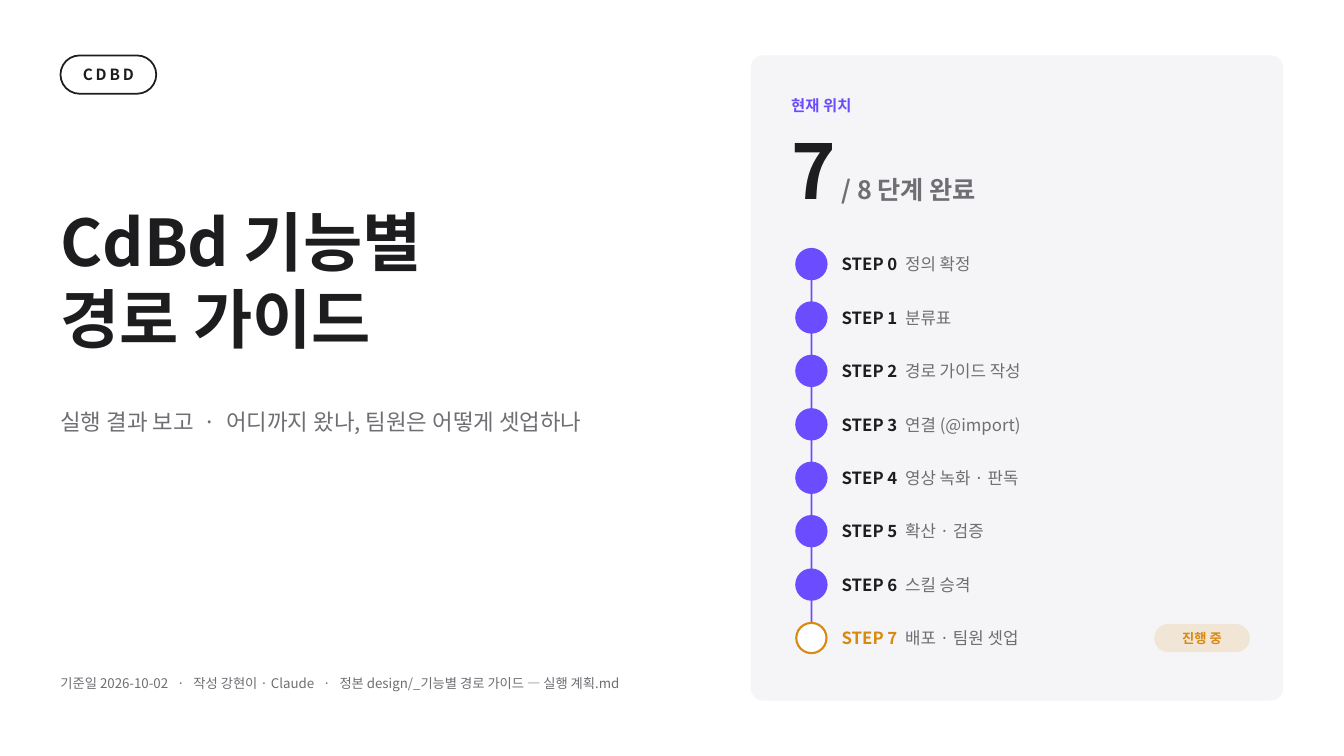
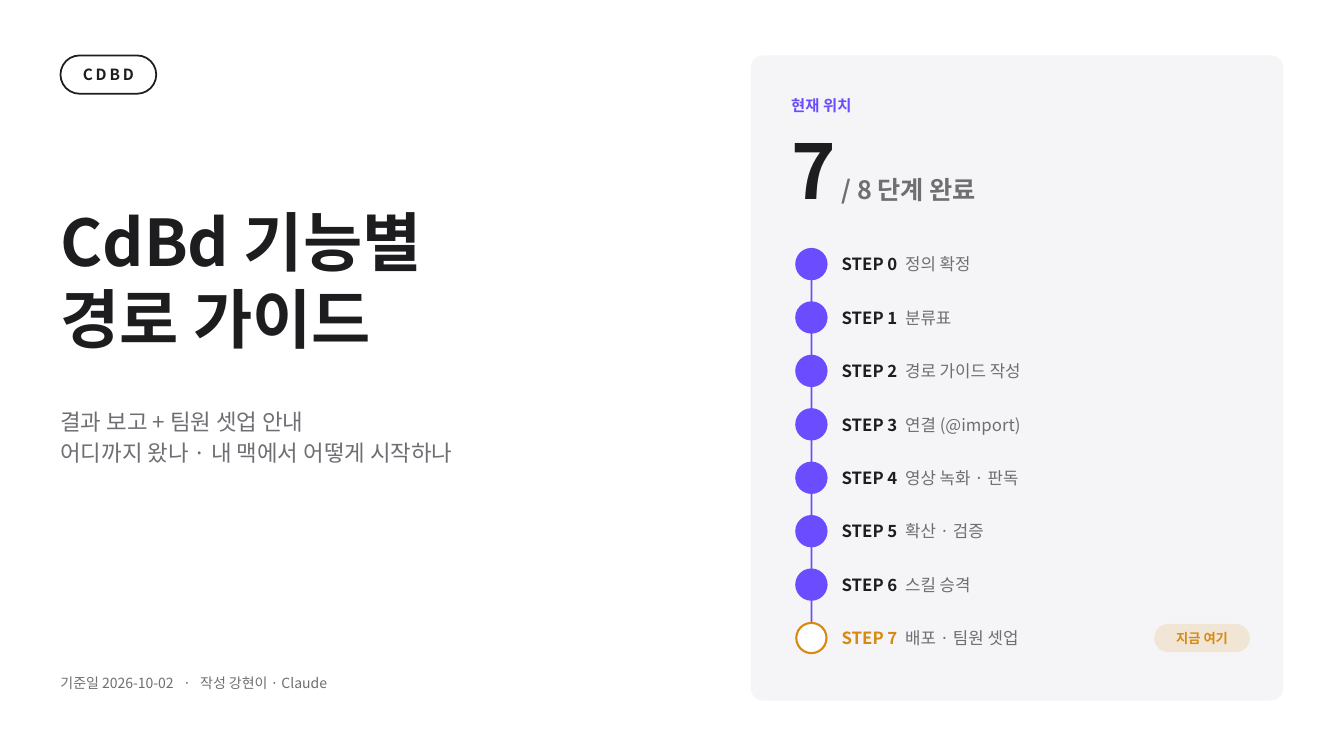
Before and after one commit to CdBd-in/design, a slide deck: slide 1 of _기능별 경로 가이드 — 결과 보고 발표 (2026-10-02).pptx. Drawn at 1344x756 pixels with LibreOffice and Linux fonts; fonts in the diff are those of the drawing. Boxes give left, top, right and bottom in pixels: in the first picture for what was removed or moved away, otherwise in the second. Text is boxed around its words. In the diff, an @@ line names an element or a change of style, - is before the commit and + after.

```diff
--- a/_기능별 경로 가이드 — 결과 보고 발표 (2026-10-02).pptx
+++ b/_기능별 경로 가이드 — 결과 보고 발표 (2026-10-02).pptx
@@ text at [60, 411, 452, 463]: text changed @@
-실행 결과 보고 · 어디까지 왔나, 팀원은 어떻게 셋업하나
+결과 보고 + 팀원 셋업 안내
+어디까지 왔나 · 내 맥에서 어떻게 시작하나
@@ text at [1176, 632, 1228, 644]: text changed @@
-진행 중
+지금 여기
@@ text at [60, 676, 327, 689]: text changed; size 9.5 to 10 pt @@
-기준일 2026-10-02 · 작성 강현이 · Claude · 정본 design/_기능별 경로 가이드 — 실행 계획.md
+기준일 2026-10-02 · 작성 강현이 · Claude
```
Also in this commit, not shown: 3 other slides changed, 15 slides added, 11 slides removed.
